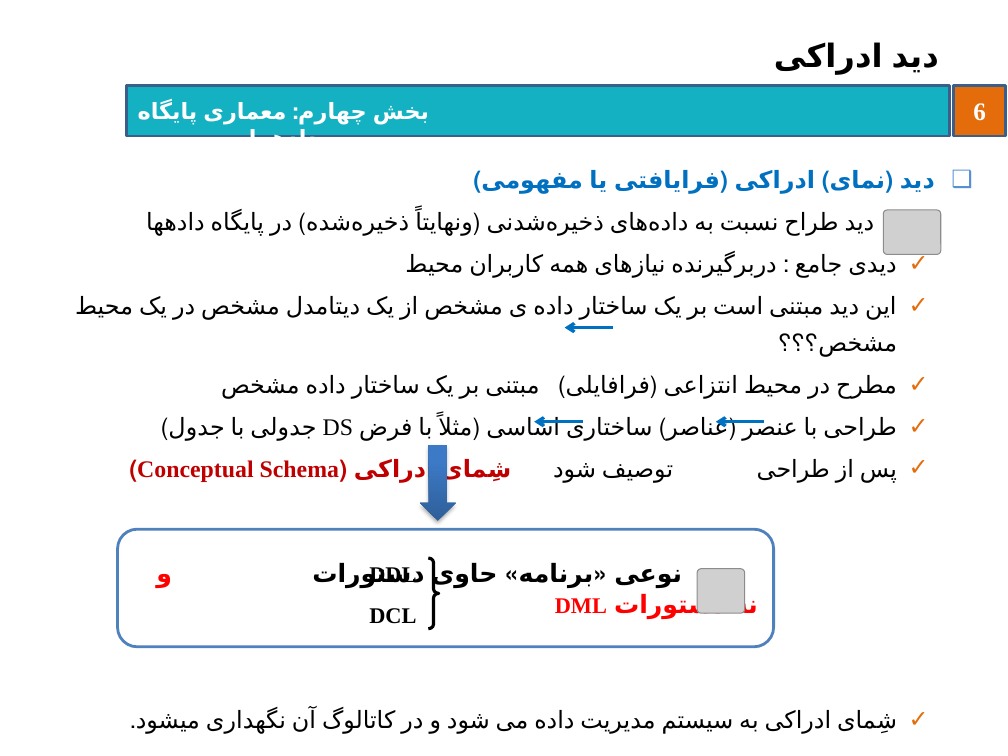
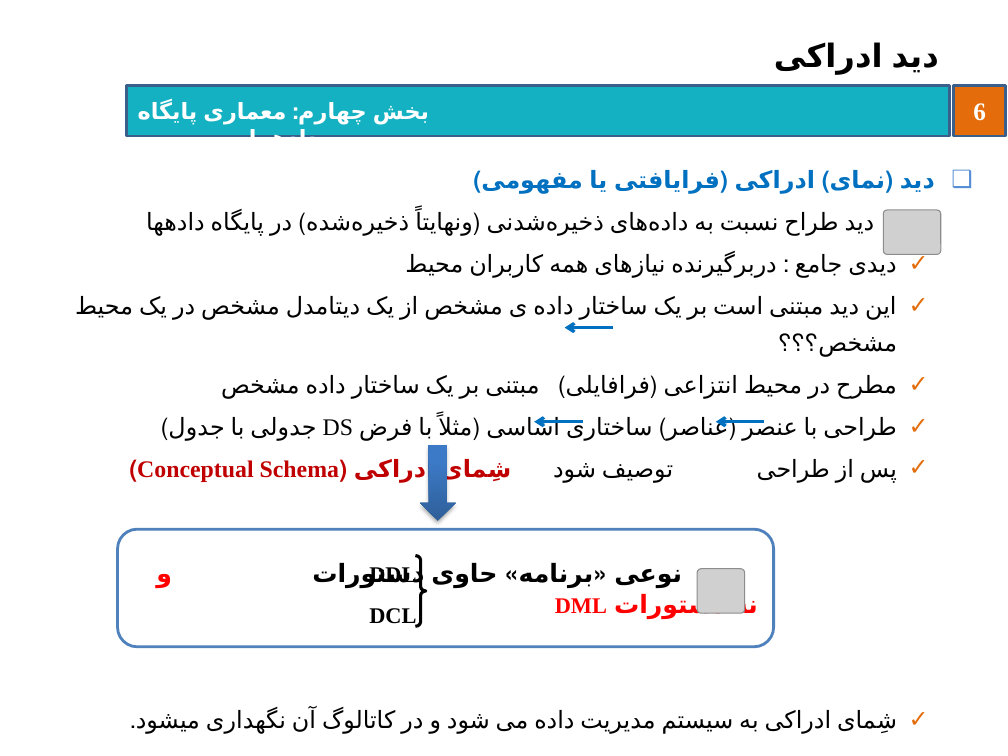
Before and after one commit to behnamhatami/DB-Slides, a slide deck: slide 6 of 4-DB-ArchitectureOfDBs.pptx. Drawn at 1008x756 pixels with LibreOffice and Linux fonts; fonts in the diff are those of the drawing; grey boxes stand for pictures; background and template pictures are left out. Boxes give left, top, right and bottom in pixels: in the first picture for what was removed or moved away, otherwise in the second. Text is boxed around its words. In the diff, an @@ line names an element or a change of style, - is before the commit and + after.

```diff
--- a/4-DB-ArchitectureOfDBs.pptx
+++ b/4-DB-ArchitectureOfDBs.pptx
@@ left brace: place and size @@
-left brace at (428,558,438,629)
+left brace at (415,555,425,626)
```
Also in this commit, not shown: 8 other slides changed.
